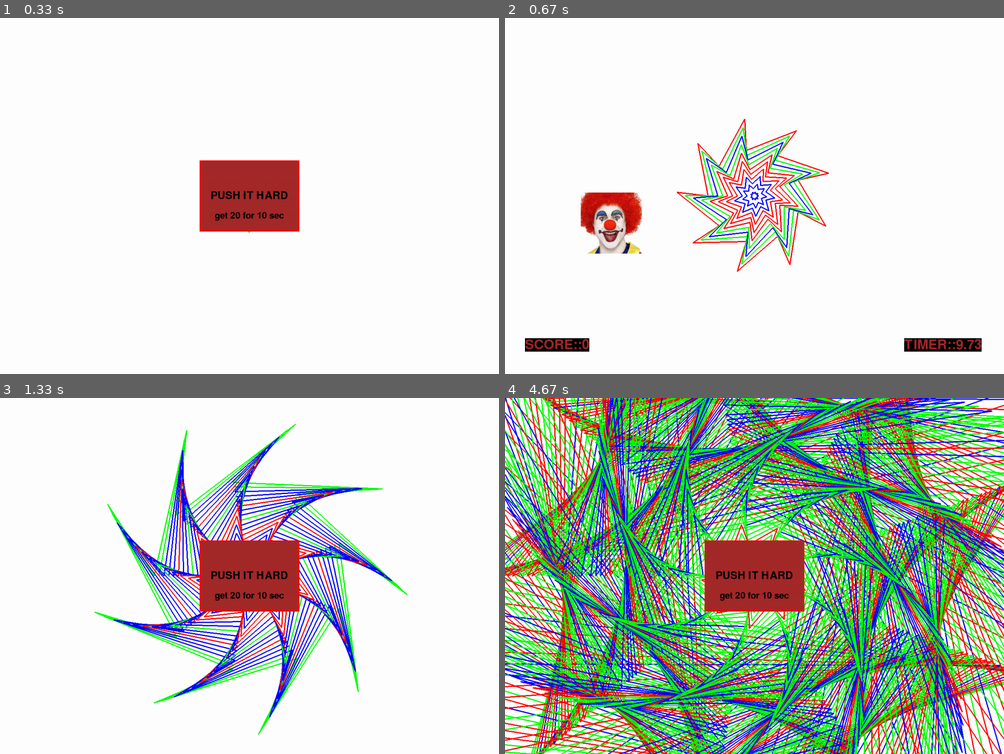
Above: before the commit, frames 1-4 (two rows, left to right).
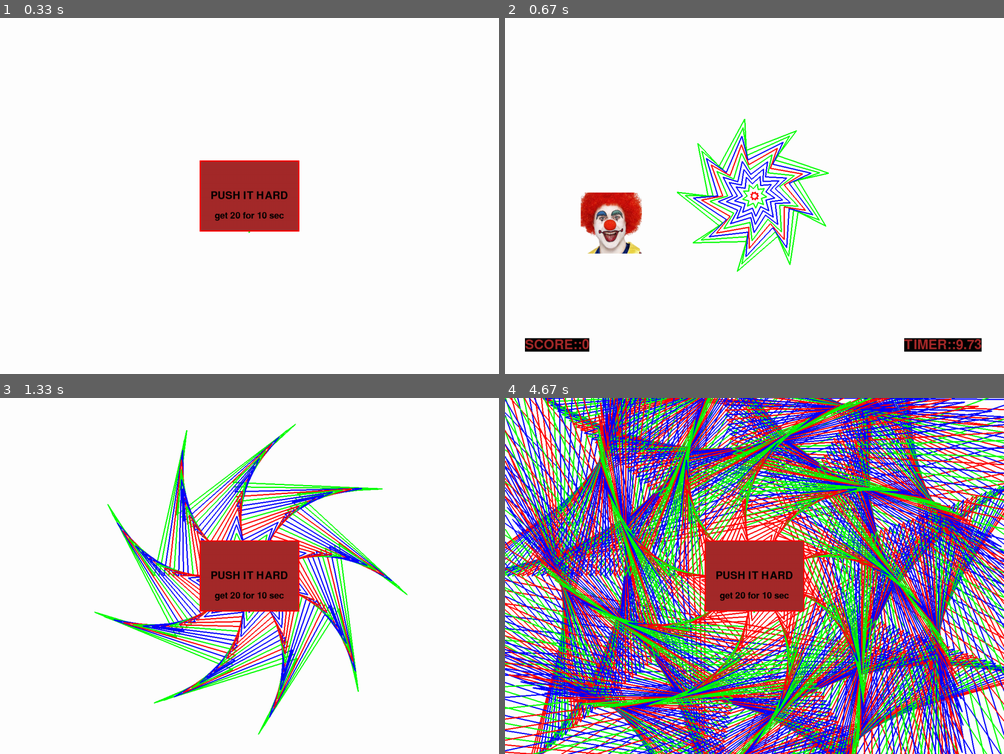
Above: after the commit, the same moments.

Repository: shdwdmn/hello_pygame
Game: pygame game, started from clown.py
Same seed, same stepped clock (60 frames per second), same inputs: the game is played once before the commit and once after it.
Inputs (mouse positions are in pixels of both pictures, inside the frame that each line leads up to):
- Up to frame 1 (0.33 s): no input
- Up to frame 2 (0.67 s): click (754, 196) at 0.38 s
- Up to frame 3 (1.33 s): click (129, 579) at 0.72 s; tap W at 1 s
- Up to frame 4 (4.67 s): click "PUSH IT HARD" at 1.38 s; click (764, 454) at 1.72 s; tap W at 2.07, 2.37, 3.23, 3.53 s; click "PUSH IT HARD" at 2.88 s

Frame 1 is identical in both runs. In frame 2, 2.0% of the frame differs, in the area x 34-65%, y 28-72%; in frame 3, 4.4%; in frame 4, 64%, in the area x 0-100%, y 0-100%.

Commit message:
doing stuff

Diff:
--- a/clown.py
+++ b/clown.py
@@ -1,7 +1,7 @@
 import pygame as pg
 from os import environ
+from math import sin, cos, pi
 from random import randrange, shuffle
-from math import sin, cos, pi
 
 # TODO:
 #  - difficulties
@@ -28,8 +28,8 @@
 pg.init()
 screen = pg.display.set_mode((window_w, window_h))
 pg.display.set_caption('PUNCH THAT CLOWN')
-pg.mixer_music.load('midi/6589.mid')
-pg.mixer_music.play()
+pg.mixer_music.load('midi/fast.mid')
+pg.mixer_music.play(-1)
 clock = pg.time.Clock()
 
 big_button = ((int(window_w/5*2), int(window_h/5*2)), (int(window_w/5), int(window_h/5)))
@@ -121,6 +121,7 @@
         self.points = []
         self.angle_step = 2 * pi / self.edges
         self.start_angle = 0
+        self.color = random_color()
 
     def calc(self):
         self.points = []
@@ -145,12 +146,9 @@
 
     def draw(self):
         screen.fill(white)
-        # if len(self.stars) > 10:
-        #     self.stars = []
-        #     self.stars.append(Star(self.star_edges))
         for star in self.stars:
             star.calc()
-            pg.draw.polygon(screen, random_color(), star.points, star_gauge)
+            pg.draw.polygon(screen, star.color, star.points, star_gauge)
             if star.radius == 25:
                 self.stars.append(Star(star_edges))
             if star.radius >= window_w:
